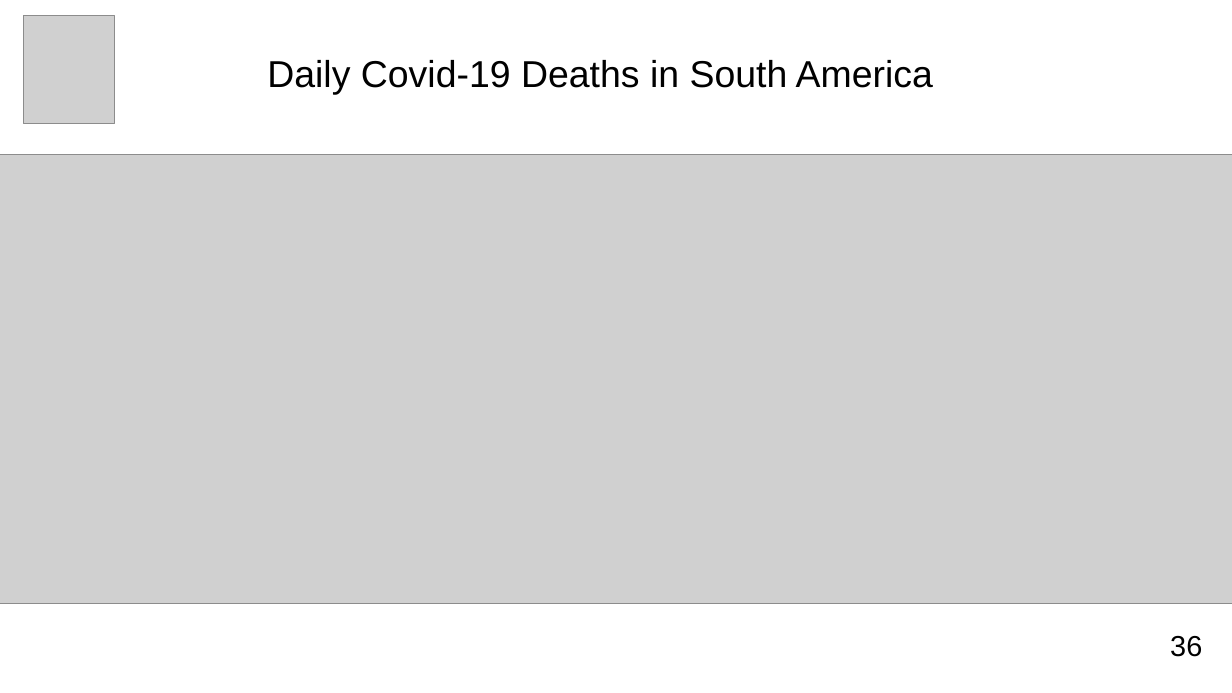
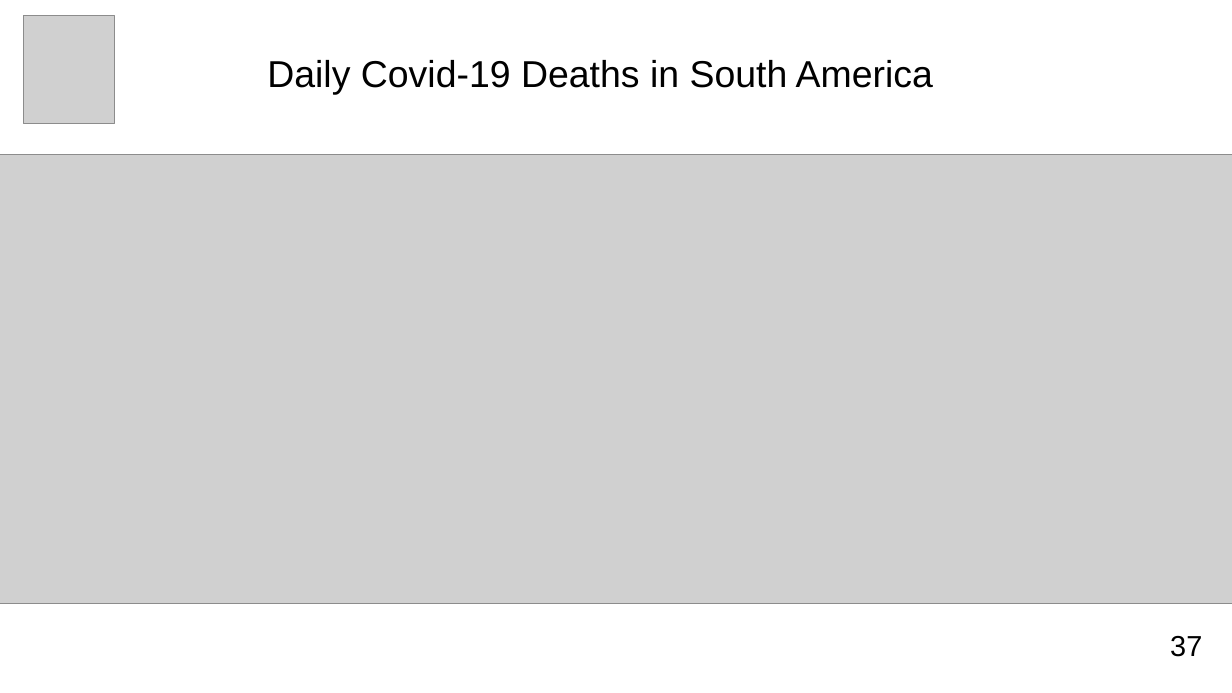
Before and after one commit to msdec321/DataAnalysisWorkbooks, a slide deck: slide 38 of Covid19/Covid19_dashboard.pptx (slide 37 before the commit). Drawn at 1232x693 pixels with LibreOffice and Linux fonts; fonts in the diff are those of the drawing; grey boxes stand for pictures. Boxes give left, top, right and bottom in pixels: in the first picture for what was removed or moved away, otherwise in the second. Text is boxed around its words. In the diff, an @@ line names an element or a change of style, - is before the commit and + after.

```diff
--- a/Covid19/Covid19_dashboard.pptx
+++ b/Covid19/Covid19_dashboard.pptx
@@ text at [1170,636,1202,657]: text changed @@
-36
+37
```
Also in this commit, not shown: 33 other slides changed, 1 slide added.
